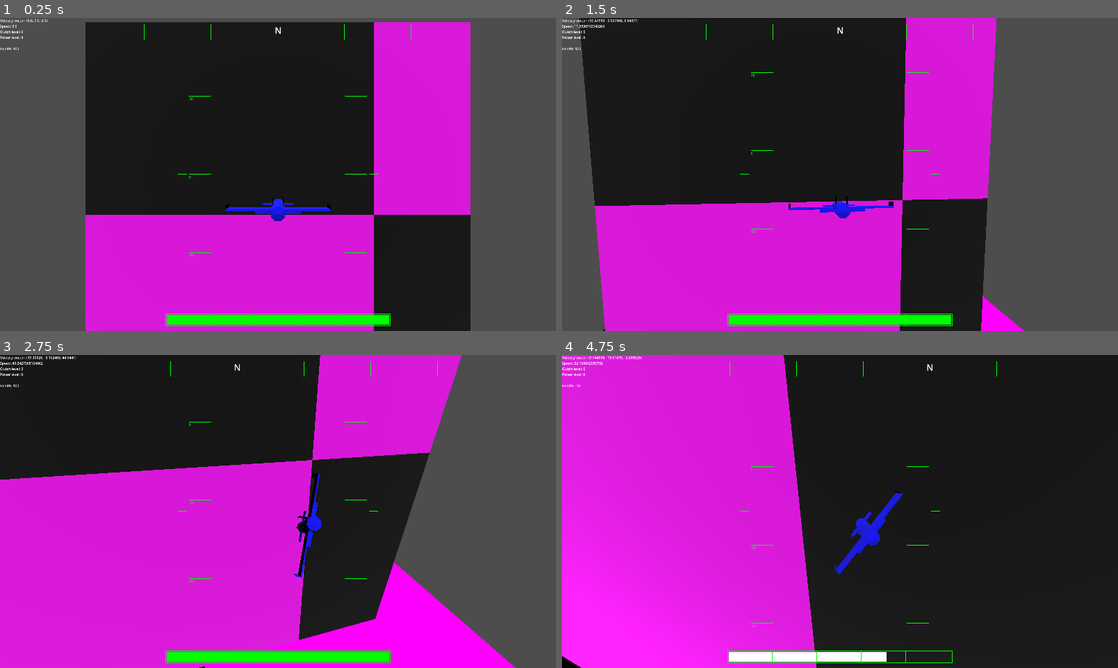
Above: before the commit, frames 1-4 (two rows, left to right).
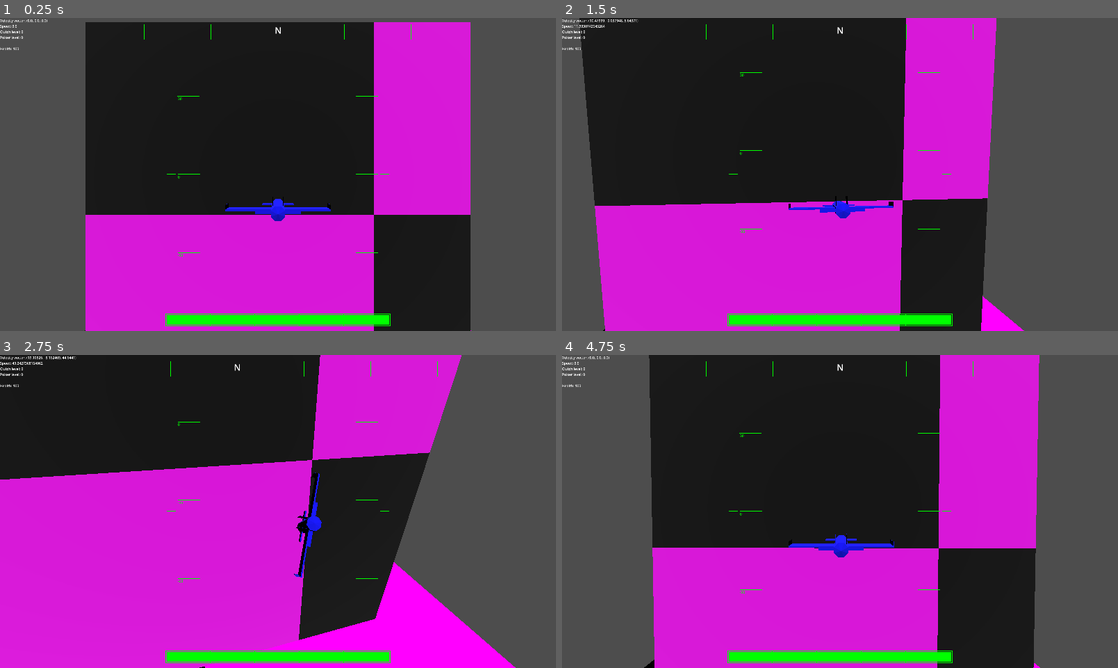
Above: after the commit, the same moments.

Repository: voidstarjms/shimmer
Game: Godot game, scene res://main.tscn
Two runs of this game, one before a commit and one after it. Both use one fixed random seed, a clock stepped at 60 frames per second and the inputs below.
Inputs:
- Up to frame 1 (0.25 s): no input
- Up to frame 2 (1.5 s): tap Enter at 0.5 s; hold E (strafe_right) 0.53-1.28 s; hold Shift 0.53-1.28 s; hold I (pitch_down) from 1.28 s (still down); tap Space (dash) at 1.35 s
- Up to frame 3 (2.75 s): tap Shift at 1.55, 2.3 s; release I (pitch_down) at 2.03 s; hold E (strafe_right) from 2.03 s (still down); hold A (roll_ccw) from 2.03 s (still down)
- Up to frame 4 (4.75 s): release E (strafe_right) at 2.78 s; release A (roll_ccw) at 2.78 s; hold K (pitch_up) 2.78-3.53 s; tap D (roll_cw) at 2.85 s; tap Shift at 3.05, 4.35 s; hold Shift 3.53-4.28 s; hold Q (strafe_left) from 3.53 s (still down)

The runs differ from the first frame. In frame 1, less than 0.1% of the frame differs, in the area x 30-70%, y 24-77%; in frame 2, less than 0.1%; in frame 3, less than 0.1%; in frame 4, 69%, in the area x 0-100%, y 0-100%.

Commit message:
OOPified pitch ladder

Diff:
--- a/gui.gd
+++ b/gui.gd
@@ -13,15 +13,6 @@
 
 const compass_subdivision_count = 5
 
-const pitch_ladder_position = Vector2(0.18, 0.125)
-const pitch_ladder_size = Vector2(0.64, 0.75)
-const pitch_ladder_level_length = 0.016
-const pitch_ladder_rung_margin = 0.004
-const pitch_ladder_rung_length = 0.04
-const rung_count = 7
-
-var pitch_marker_text
-var max_pitch_ladder_vert
 var compass_text
 var compass_mark_top
 var compass_mark_bottom
@@ -38,24 +29,34 @@
 class PitchLadder:
 	var position : Vector2
 	var size : Vector2
-	var level_mark_outer_width# = 0.18
 	var level_mark_inner_width# = 0.164
+	var level_mark_len
+	var level_mark_margin
 	var rung_outer_width# = 0.16
 	var rung_inner_width# = 0.12
+	var rung_length
 	var max_vert# = 0.375
 	var rung_count
 	var label_list
 
-	func _init(pos : Vector2, sz : Vector2, lvl_len : float, lvl_margin : float, rung_len : float, num_rungs : int, labels : Array) -> void:
+	func _init(pos : Vector2, sz : Vector2, lvl_len : float, lvl_margin : float, rung_len : float, num_rungs : int, color : Color, parent : Node) -> void:
 		position = pos
 		size = sz
-		level_mark_outer_width = size.x
-		level_mark_inner_width = level_mark_outer_width - lvl_len
-		rung_outer_width = level_mark_inner_width - lvl_margin
+		level_mark_len = lvl_len
+		level_mark_margin = lvl_margin
+		rung_length = rung_len
+		rung_outer_width = size.x / 2 - level_mark_len - lvl_margin
 		rung_inner_width = rung_outer_width - rung_len
 		max_vert = size.y / 2
 		rung_count = num_rungs
-		label_list = labels
+		# Initialize pitch marker text
+		label_list = Array()
+		for i in rung_count:
+			var label = Label.new()
+			label.text = str(90 - i * 180 / (rung_count - 1))
+			label.set("theme_override_colors/font_color", color)
+			label_list.append(label)
+			parent.add_child(label)
 
 	func construct_ladder_array(view_rect : Rect2, raw_fwd : Vector3):
 		var wx = view_rect.size.x
@@ -69,9 +70,9 @@
 
 		# Append level marks
 		var level_mark_left = [Vector2(px, py + sy / 2),
-			Vector2(px + wx * level_mark_inner_width, py + sy / 2)]
+			Vector2(px + wx * level_mark_len, py + sy / 2)]
 		var level_mark_right = [Vector2(px + sx, py + sy / 2),
-			Vector2(px + sx - wx * level_mark_inner_width, py + sy / 2)]
+			Vector2(px + sx - wx * level_mark_len, py + sy / 2)]
 		ret_arr.append([level_mark_left, level_mark_right])
 
 		var center = Vector2(px + sx / 2, py + sy / 2)
@@ -85,13 +86,16 @@
 			if (abs(rung_angle) > pi_over_4):
 				continue
 
+			var rung_outer_vec = rung_outer_width * wx * Vector2.RIGHT
+			var rung_inner_vec = rung_inner_width * wx * Vector2.RIGHT
+
 			var rung_vrt_offset = rung_angle / pi_over_4 * max_vert * wy * Vector2.UP
 			label_list[i].visible = true
-			label_list[i].position = center - rung_outer_width * Vector2.RIGHT - rung_vrt_offset
-
-			var rung_left = [center - rung_outer_width * Vector2.RIGHT - rung_vrt_offset, center - rung_inner_width * Vector2.RIGHT - rung_vrt_offset]
-			var rung_right = [center + rung_outer_width * Vector2.RIGHT - rung_vrt_offset, center + rung_inner_width * Vector2.RIGHT - rung_vrt_offset]
-			# print(wx * rung_outer_width * Vector2.RIGHT)
+			label_list[i].position = center - rung_outer_vec - rung_vrt_offset
+			print(label_list[i].position)
+
+			var rung_left = [center - rung_outer_vec - rung_vrt_offset, center - rung_inner_vec - rung_vrt_offset]
+			var rung_right = [center + rung_outer_vec - rung_vrt_offset, center + rung_inner_vec - rung_vrt_offset]
 			ret_arr.append([rung_left, rung_right])
 
 		return ret_arr
@@ -281,11 +285,6 @@
 	var window = get_window()
 	var wx = window.size.x
 	var wy = window.size.y
-	pitch_ladder_level_mark_outer_width = wx * 0.18
-	pitch_ladder_level_mark_inner_width = wx * 0.164
-	pitch_ladder_outer_width = wx * 0.16
-	pitch_ladder_inner_width = wx * 0.12
-	max_pitch_ladder_vert = wy * 0.375
 	compass_mark_top = wy * 0.02
 	compass_mark_bottom = wy * 0.07
 	compass_half_width = wx * 0.3
@@ -295,15 +294,7 @@
 	get_window().size_changed.connect(_on_window_resized)
 	_on_window_resized()
 
-	# Initialize pitch marker text
-	pitch_marker_text = Array()
-	for i in rung_count:
-		var label = Label.new()
-		label.text = str(90 - i * 180 / (rung_count - 1))
-		label.set("theme_override_colors/font_color", gui_color)
-		pitch_marker_text.append(label)
-		add_child(label)
-	pitch_ladder = PitchLadder.new(Vector2(0.18, 0.125), Vector2(0.64, 0.75), 0.016, 0.004, 0.04, 7, pitch_marker_text)
+	pitch_ladder = PitchLadder.new(Vector2(0.3, 0.125), Vector2(0.4, 0.75), 0.016, 0.004, 0.04, 7, gui_color, get_node("."))
 
 	# Initialize heading indicator text
 	compass_text = Array()
@@ -406,31 +397,29 @@
 	var view_center = Vector2(view_rect.size.x / 2, view_rect.size.y / 2)
 	var raw_fwd = -$"../../ZealousJay".transform.basis.z
 
-	## Draw pitch ladder
-	#var pitch_ladder_data = pitch_ladder.construct_ladder_array(view_rect, raw_fwd)
-	#draw_line(pitch_ladder_data[0][0][0], pitch_ladder_data[0][0][1], gui_color)
-	#draw_line(pitch_ladder_data[0][1][0], pitch_ladder_data[0][1][1], gui_color)
-	#pitch_ladder_data.pop_front()
-	#
-	#for i in pitch_ladder_data:
-		##print(i[0][0])
-		##print(i[0][1])
-		#draw_line(i[0][0], i[0][1], gui_color)
-		#draw_line(i[1][0], i[1][1], gui_color)
-
-	var pitch_angle = pi_over_2 - acos(raw_fwd.dot(Vector3.UP))
-	for i in rung_count:
-		pitch_marker_text[i].visible = false
-		var rung_angle = pitch_angle + (6.0 / (rung_count - 1) * pi_over_6 * i - pi_over_2)
-		if (abs(rung_angle) > pi_over_4):
-			continue
-		var pitch_ladder_vrt_offset = rung_angle / pi_over_4 * max_pitch_ladder_vert * Vector2.UP
-		pitch_marker_text[i].visible = true
-		pitch_marker_text[i].position = view_center - pitch_ladder_outer_width * Vector2.RIGHT - pitch_ladder_vrt_offset
-		draw_line(view_center - pitch_ladder_outer_width * Vector2.RIGHT - pitch_ladder_vrt_offset, view_center - pitch_ladder_inner_width * Vector2.RIGHT - pitch_ladder_vrt_offset, gui_color)
-		draw_line(view_center + pitch_ladder_outer_width * Vector2.RIGHT - pitch_ladder_vrt_offset, view_center + pitch_ladder_inner_width * Vector2.RIGHT - pitch_ladder_vrt_offset, gui_color)
-	draw_line(view_center - pitch_ladder_level_mark_outer_width * Vector2.RIGHT, view_center - pitch_ladder_level_mark_inner_width * Vector2.RIGHT, gui_color)
-	draw_line(view_center + pitch_ladder_level_mark_outer_width * Vector2.RIGHT, view_center + pitch_ladder_level_mark_inner_width * Vector2.RIGHT, gui_color)
+	# Draw pitch ladder
+	var pitch_ladder_data = pitch_ladder.construct_ladder_array(view_rect, raw_fwd)
+	draw_line(pitch_ladder_data[0][0][0], pitch_ladder_data[0][0][1], gui_color)
+	draw_line(pitch_ladder_data[0][1][0], pitch_ladder_data[0][1][1], gui_color)
+	pitch_ladder_data.pop_front()
+
+	for i in pitch_ladder_data:
+		draw_line(i[0][0], i[0][1], gui_color)
+		draw_line(i[1][0], i[1][1], gui_color)
+
+	#var pitch_angle = pi_over_2 - acos(raw_fwd.dot(Vector3.UP))
+	#for i in rung_count:
+		#pitch_marker_text[i].visible = false
+		#var rung_angle = pitch_angle + (6.0 / (rung_count - 1) * pi_over_6 * i - pi_over_2)
+		#if (abs(rung_angle) > pi_over_4):
+			#continue
+		#var pitch_ladder_vrt_offset = rung_angle / pi_over_4 * max_pitch_ladder_vert * Vector2.UP
+		#pitch_marker_text[i].visible = true
+		#pitch_marker_text[i].position = view_center - pitch_ladder_outer_width * Vector2.RIGHT - pitch_ladder_vrt_offset
+		#draw_line(view_center - pitch_ladder_outer_width * Vector2.RIGHT - pitch_ladder_vrt_offset, view_center - pitch_ladder_inner_width * Vector2.RIGHT - pitch_ladder_vrt_offset, gui_color)
+		#draw_line(view_center + pitch_ladder_outer_width * Vector2.RIGHT - pitch_ladder_vrt_offset, view_center + pitch_ladder_inner_width * Vector2.RIGHT - pitch_ladder_vrt_offset, gui_color)
+	#draw_line(view_center - pitch_ladder_level_mark_outer_width * Vector2.RIGHT, view_center - pitch_ladder_level_mark_inner_width * Vector2.RIGHT, gui_color)
+	#draw_line(view_center + pitch_ladder_level_mark_outer_width * Vector2.RIGHT, view_center + pitch_ladder_level_mark_inner_width * Vector2.RIGHT, gui_color)
 
 	## Draw heading indicator
 	var heading_vec = Vector3(raw_fwd.x, 0, raw_fwd.z).normalized()
--- a/player.gd
+++ b/player.gd
@@ -9,14 +9,28 @@
 var cam_prev_y = Vector3.UP
 var cam_prev_z = Vector3.BACK
 
+var start_pos
+
+func respawn():
+	$"..".transform.origin = Vector3.UP
+	$"..".transform.basis = Basis.FLIP_Z
+	$"..".vel_vec = Vector3.ZERO
+	$"..".acc_vec = Vector3.ZERO
+	$"..".poise_acc = Vector3.ZERO
+	$"..".poise_vel = Vector3.ZERO
+	$"..".poise_pos = Vector3.ZERO
+	$"..".health = $"..".max_health
+	$"..".position = start_pos
+	$"..".set_inactionable_timer(30)
+
+func _ready() -> void:
+	start_pos = $"..".position
+
 func _process(delta: float) -> void:
 	if debug == true:
 		# reset orientation
 		if Input.is_key_pressed(KEY_F1):
-			$"..".transform.origin = Vector3.UP
-			$"..".transform.basis = Basis.FLIP_Z
-			$"..".vel_vec = Vector3.ZERO
-			$"..".acc_vec = Vector3.ZERO
+			respawn()
 		# change engine level
 		if Input.is_key_pressed(KEY_F2) and debug_F2_tap == false:
 			debug_F2_tap = true
@@ -45,11 +59,11 @@
 		if Input.is_key_pressed(KEY_F5) and debug_F5_tap == false:
 			debug_F5_tap = true
 			if Input.is_key_label_pressed(KEY_SHIFT):
-				if $"..".armor_lvl > 0:
-					$"..".armor_lvl -= 1
+				if $"..".deflector_lvl > 0:
+					$"..".deflector_lvl -= 1
 			else:
-				if $"..".armor_lvl < $"..".armor_max_lvl:
-					$"..".armor_lvl += 1
+				if $"..".deflector_lvl < $"..".deflector_max_lvl:
+					$"..".deflector_lvl += 1
 			$"..".compute_handling_stats()
 			$"..".health = $"..".max_health
 		if !Input.is_key_pressed(KEY_F5):
--- a/shimwing_abstract.gd
+++ b/shimwing_abstract.gd
@@ -48,10 +48,10 @@
 # Equipment levels
 const clutch_max_lvl = 19
 const poiser_max_lvl = 19
-const armor_max_lvl = 19
+const deflector_max_lvl = 19
 @export var clutch_lvl : int
 @export var poiser_lvl : int
-@export var armor_lvl : int
+@export var deflector_lvl : int
 # Equipment stat upgrade base values
 const max_spd_base = 24
 const main_thrust_base = 0.2
@@ -90,6 +90,9 @@
 var thrust_roll
 var thrust_yaw
 
+# Thrust arrays
+var thrust_demand
+
 # Drag values
 @export var max_drag_decel : float
 
@@ -124,7 +127,7 @@
 	thrust_yaw = thrust_yaw_base + rotation_thrust_step * clutch_lvl
 	poise_spring_const = poise_spring_const_base + poise_spring_const_step * poiser_lvl
 	poise_damping = poise_damping_base + poise_damping_step * poiser_lvl
-	max_health = max_health_base + max_health_step * armor_lvl
+	max_health = max_health_base + max_health_step * deflector_lvl
 
 func _ready() -> void:
 	compute_handling_stats()
@@ -149,6 +152,9 @@
 	transform.basis = Basis.FLIP_Z
 
 	health = max_health
+
+	thrust_demand = Array()
+	thrust_demand.resize(10)
 
 # Movement demand accessors
 func demand_lon(x : float):
@@ -203,15 +209,12 @@
 
 	return [main_lt, main_rt, vrt_fr_lt, vrt_fr_rt, vrt_rr_lt, vrt_rr_rt, lat_fr_up, lat_fr_lw, lat_rr_up, lat_rr_lw]
 
-func calc_applied_thrust():
+func calc_applied_thrust(thrust_demand : Array):
 	var pve = calc_pve_thrust()
 	var nve = calc_nve_thrust()
-	var arr = Array()
 
 	for i in 10:
-		arr.append(pve[i] - nve[i])
-
-	return arr
+		thrust_demand[i] = pve[i] - nve[i]
 
 func calc_actual_thrust(arr : Array):
 	var ret_arr = Array()
@@ -234,10 +237,17 @@
 
 func take_damage(amount : int):
 	health -= amount
+	if health <= 0:
+		var player = get_node("./player")
+		if player != null:
+			player.respawn()
 
 func _physics_process(_delta: float) -> void:
-	# Calculate thrust from each
-	var thrust_demand = calc_applied_thrust()
+	# Get thrust demand
+	thrust_demand.fill(0)
+	# Calculate thrust from each if actionable
+	if inactionable_timer == 0:
+		calc_applied_thrust(thrust_demand)
 	var thrust = calc_actual_thrust(thrust_demand)
 
 	# Calculate linear acceleration
@@ -246,7 +256,8 @@
 		# Apply equal and doubled forward acceleration if dashing
 		if dash_counter > 0 and (i == th.main_lt or i == th.main_rt):
 			acc_vec += dash_acc_multiplier * main_thrust * thruster_array[i].thrust_vec
-		acc_vec += thrust[i]
+		else:
+			acc_vec += thrust[i]
 	acc_vec *= Engine.time_scale
 
 	# Yaw
Not shown, changed: export_presets.cfg
